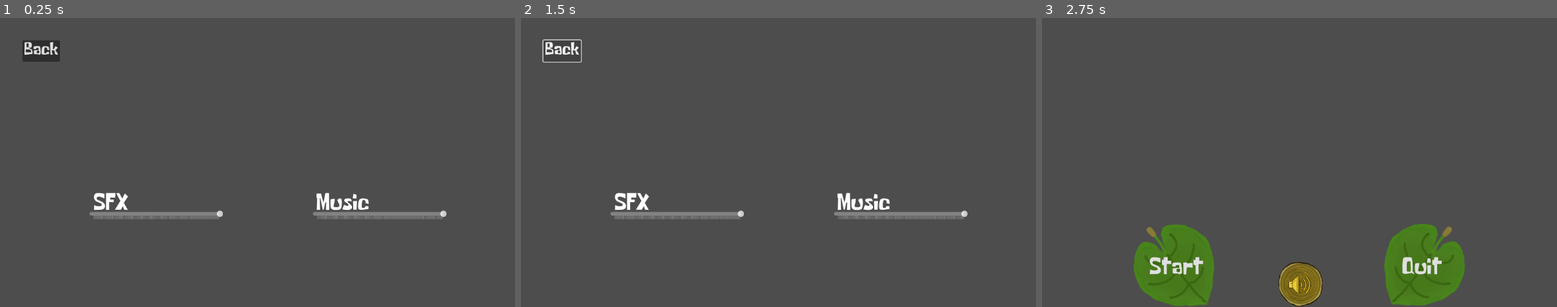
Above: before the commit, frames 1-3 (left to right).
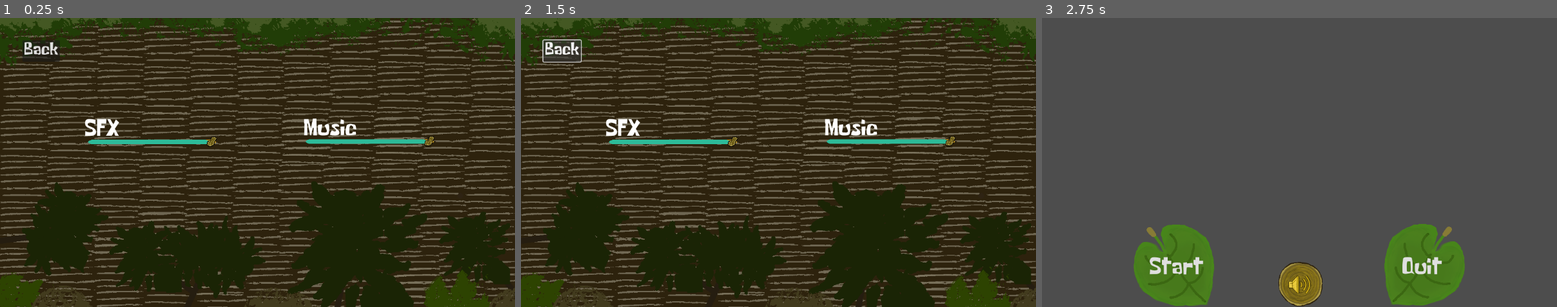
Above: after the commit, the same moments.

Repository: christianklehm/monkey-game
Game: Godot game, scene res://scenes/options_scene.tscn
Same seed, same stepped clock (60 frames per second), same inputs: the game is played once before the commit and once after it. This scene is started directly instead of the project's main scene. Sound files missing from this copy of the repository are replaced by a short silence.
Inputs (mouse positions are in pixels of both pictures, inside the frame that each line leads up to):
- Up to frame 1 (0.25 s): no input
- Up to frame 2 (1.5 s): tap Enter at 0.5 s; move the mouse to (891, 148) at 0.52 s; click (891, 148) at 0.67 s; click "Back" at 1.25 s
- Up to frame 3 (2.75 s): move the mouse to (1196, 176) at 2.02 s; click (1196, 176) at 2.17 s

The runs differ from the first frame. In frame 1, 96% of the frame differs, in the area x 0-100%, y 0-100%; in frame 2, 96%; in frame 3, nothing differs.

Commit message:
Added options scene styling

Diff:
--- a/assets/main_theme.tres
+++ b/assets/main_theme.tres
@@ -5,3 +5,4 @@
 [resource]
 default_font = ExtResource("1_xgdp2")
 default_font_size = 54
+HSlider/styles/grabber_area = null
--- a/scenes/options_scene.tscn
+++ b/scenes/options_scene.tscn
@@ -1,13 +1,63 @@
-[gd_scene load_steps=5 format=3 uid="uid://deoswipj1a8am"]
+[gd_scene load_steps=16 format=3 uid="uid://deoswipj1a8am"]
 
 [ext_resource type="Theme" uid="uid://8pav1lism70y" path="res://assets/main_theme.tres" id="1_rwfm2"]
 [ext_resource type="Script" uid="uid://8awc6p18lf7s" path="res://scripts/options_scene.gd" id="1_uceq7"]
 [ext_resource type="Script" uid="uid://wderf66mpnyq" path="res://scripts/ps_back_to_mm.gd" id="2_uceq7"]
+[ext_resource type="Texture2D" uid="uid://c077h8elwe0ch" path="res://assets/sprites/options_background.png" id="2_ufpvg"]
 [ext_resource type="AudioStream" uid="uid://d32vvurvuiw4p" path="res://assets/sounds/Noisy Click.mp3" id="3_g30mg"]
+[ext_resource type="Texture2D" uid="uid://e23mw2b5j1vo" path="res://assets/sprites/Temp_TinyYellowPeanut.png" id="6_h4su8"]
+[ext_resource type="Texture2D" uid="uid://cfpgqxuioxvoj" path="res://assets/icons/emptyIcon.png" id="8_0l208"]
+[ext_resource type="Texture2D" uid="uid://dlcj2c5xaw3eb" path="res://assets/sprites/SliderBack.png" id="9_wg0k7"]
+[ext_resource type="Texture2D" uid="uid://v7tjofi20gdt" path="res://assets/sprites/SliderHighlight.png" id="10_0dx1g"]
 
+[sub_resource type="StyleBoxTexture" id="StyleBoxTexture_ufpvg"]
+content_margin_left = 6.0
+content_margin_top = 10.0
+content_margin_right = 6.0
+content_margin_bottom = 10.0
+texture = ExtResource("9_wg0k7")
+
+[sub_resource type="StyleBoxTexture" id="StyleBoxTexture_hyr7b"]
+content_margin_left = 6.0
+content_margin_top = 10.0
+content_margin_right = 6.0
+content_margin_bottom = 10.0
+texture = ExtResource("10_0dx1g")
+
+[sub_resource type="StyleBoxTexture" id="StyleBoxTexture_h4su8"]
+content_margin_left = 6.0
+content_margin_top = 10.0
+content_margin_right = 6.0
+content_margin_bottom = 10.0
+texture = ExtResource("10_0dx1g")
+
+[sub_resource type="StyleBoxTexture" id="StyleBoxTexture_634kp"]
+content_margin_left = 6.0
+content_margin_top = 10.0
+content_margin_right = 6.0
+content_margin_bottom = 10.0
+texture = ExtResource("9_wg0k7")
+
+[sub_resource type="StyleBoxTexture" id="StyleBoxTexture_0l208"]
+content_margin_left = 6.0
+content_margin_top = 10.0
+content_margin_right = 6.0
+content_margin_bottom = 10.0
+texture = ExtResource("10_0dx1g")
+
+[sub_resource type="StyleBoxTexture" id="StyleBoxTexture_wg0k7"]
+content_margin_left = 6.0
+content_margin_top = 10.0
+content_margin_right = 6.0
+content_margin_bottom = 10.0
+texture = ExtResource("10_0dx1g")
 
 [node name="options_scene" type="Node2D"]
 script = ExtResource("1_uceq7")
+
+[node name="Background" type="Sprite2D" parent="."]
+position = Vector2(576, 324)
+texture = ExtResource("2_ufpvg")
 
 [node name="ps_back_to_mm" type="Button" parent="."]
 offset_left = 50.0
@@ -25,50 +75,64 @@
 bus = &"SFX"
 
 [node name="HBoxContainer" type="HBoxContainer" parent="."]
-offset_left = 200.0
-offset_top = 394.0
-offset_right = 578.0
-offset_bottom = 484.0
+offset_left = 190.0
+offset_top = 233.0
+offset_right = 568.0
+offset_bottom = 323.0
 
 [node name="SFX_Volume_Slider" type="HSlider" parent="HBoxContainer"]
 custom_minimum_size = Vector2(300, 10)
 layout_mode = 2
 size_flags_horizontal = 4
 size_flags_vertical = 4
+theme_override_icons/grabber = ExtResource("6_h4su8")
+theme_override_icons/grabber_highlight = ExtResource("6_h4su8")
+theme_override_icons/grabber_disabled = ExtResource("6_h4su8")
+theme_override_icons/tick = ExtResource("8_0l208")
+theme_override_styles/slider = SubResource("StyleBoxTexture_ufpvg")
+theme_override_styles/grabber_area = SubResource("StyleBoxTexture_hyr7b")
+theme_override_styles/grabber_area_highlight = SubResource("StyleBoxTexture_h4su8")
 max_value = 1.0
 step = 0.01
 value = 1.0
 tick_count = 100
 
 [node name="HBoxContainer2" type="HBoxContainer" parent="."]
-offset_left = 700.0
-offset_top = 394.0
-offset_right = 1085.0
-offset_bottom = 484.0
+offset_left = 677.0
+offset_top = 232.0
+offset_right = 1062.0
+offset_bottom = 322.0
 
 [node name="Music_Volume_Slider" type="HSlider" parent="HBoxContainer2"]
 custom_minimum_size = Vector2(300, 10)
 layout_mode = 2
 size_flags_horizontal = 4
 size_flags_vertical = 4
+theme_override_icons/grabber = ExtResource("6_h4su8")
+theme_override_icons/grabber_highlight = ExtResource("6_h4su8")
+theme_override_icons/grabber_disabled = ExtResource("6_h4su8")
+theme_override_icons/tick = ExtResource("8_0l208")
+theme_override_styles/slider = SubResource("StyleBoxTexture_634kp")
+theme_override_styles/grabber_area = SubResource("StyleBoxTexture_0l208")
+theme_override_styles/grabber_area_highlight = SubResource("StyleBoxTexture_wg0k7")
 max_value = 1.0
 step = 0.01
 value = 1.0
 tick_count = 100
 
 [node name="Label" type="Label" parent="."]
-offset_left = 209.0
-offset_top = 392.0
-offset_right = 249.0
-offset_bottom = 415.0
+offset_left = 189.0
+offset_top = 226.0
+offset_right = 268.0
+offset_bottom = 281.0
 theme = ExtResource("1_rwfm2")
 text = "SFX"
 
 [node name="Label2" type="Label" parent="."]
-offset_left = 707.0
-offset_top = 392.0
-offset_right = 786.0
-offset_bottom = 447.0
+offset_left = 679.0
+offset_top = 225.0
+offset_right = 798.0
+offset_bottom = 280.0
 theme = ExtResource("1_rwfm2")
 text = "Music"
 
Binary file added: assets/icons/emptyIcon.png
Not shown, added: assets/icons/emptyIcon.png.import
Binary file added: assets/sprites/SliderBack.png
Not shown, added: assets/sprites/SliderBack.png.import
Binary file added: assets/sprites/SliderHighlight.png
Not shown, added: assets/sprites/SliderHighlight.png.import
Binary file added: assets/sprites/options_background.png
Not shown, added: assets/sprites/options_background.png.import
